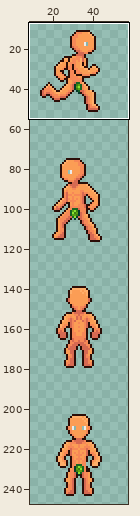
File history of a pixel-art file, Assets/Main/Art/Player/1234.aseprite. Above, an overview of the earlier version with the close-up marked.
Close-up. Earlier state:
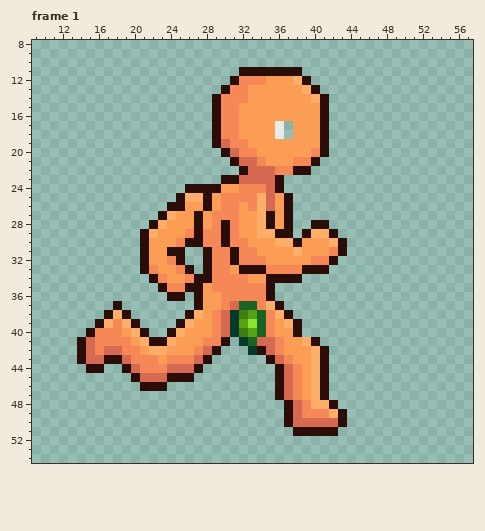
64x256 pixels, 8 frames. Shown: frame 1: x 9..57, y 8..54. The wide view leaves out empty margins. The commit also changed other frames or places, which this record leaves out.
After:
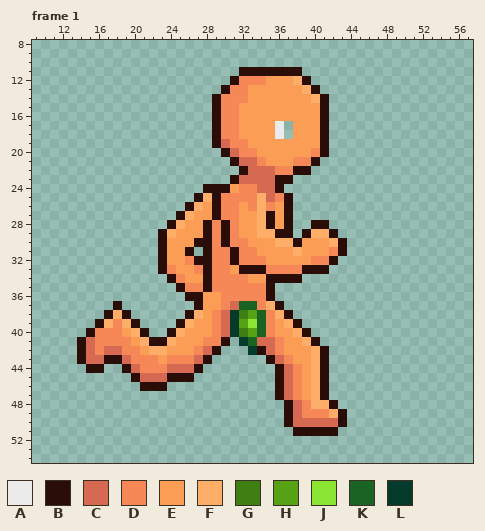
Palette (. is transparent): A #ebebeb  B #2b0d07  C #d66952  D #f68857  E #fb9d55  F #ffae69  G #3f7f11  H #57a114  J #89e532  K #196323  L #063a2b
The edit:
Frame 1, layer "Body":
y 23: x 30 B -> .; x 37 . -> B
y 24: x 26..27 BB -> ..; x 30 E -> B; x 34 D -> C
y 25: x 25..29 BFFBE -> ..BFB; x 36 E -> D
y 26: x 24..29 BBEEBE -> ..BFEB; x 35 C -> D
y 27: x 23..27 BFEEB -> ..BFE; x 29 D -> B
y 28: x 22..25 BFEE -> ..BF; x 27..28 BE -> EB
y 29: x 21..24 BFEE -> ..BF; x 26..28 DBD -> EEB
y 30: x 21..23 BEE -> ..B; x 25..26 DB -> EE; x 28 D -> B
y 31: x 21..26 BEEBB. -> ..BEEB
y 32: x 21..27 BEEDB.. -> ..BEEDB
y 33: x 21..27 BDEEDB. -> ..BDEED
y 34: x 22..27 BDEEDB -> ..BDEE
y 35: x 23..28 BDDBBE -> ..BDDB
y 36: x 24..26 BB. -> ..B
y 40: x 38..39 B. -> FB
